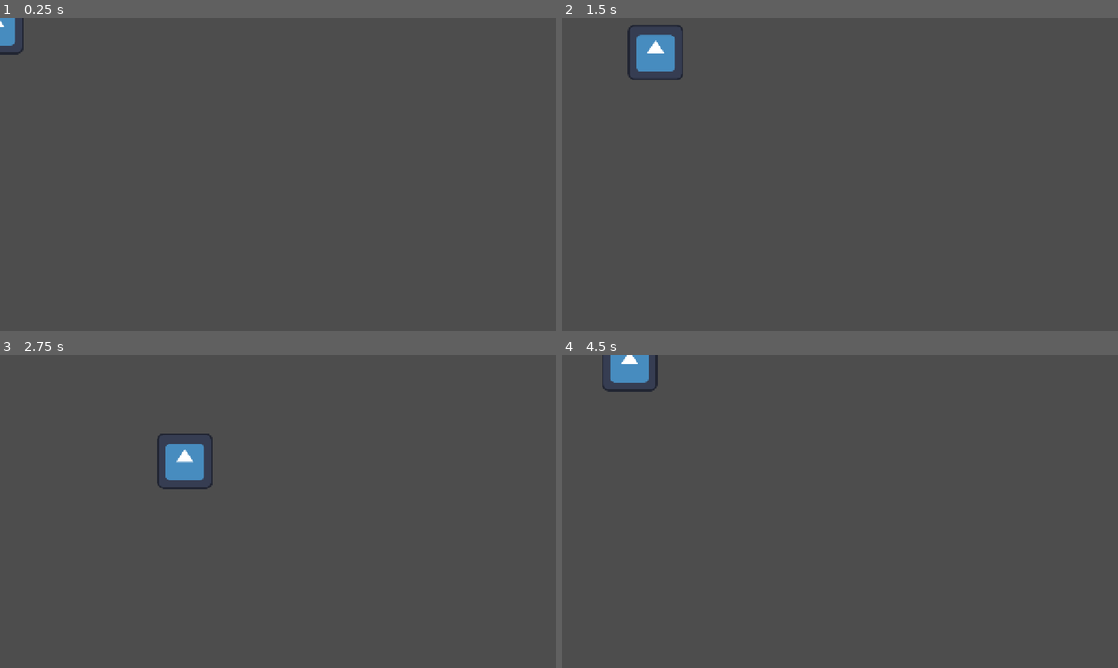
Above: before the commit, frames 1-4 (two rows, left to right).
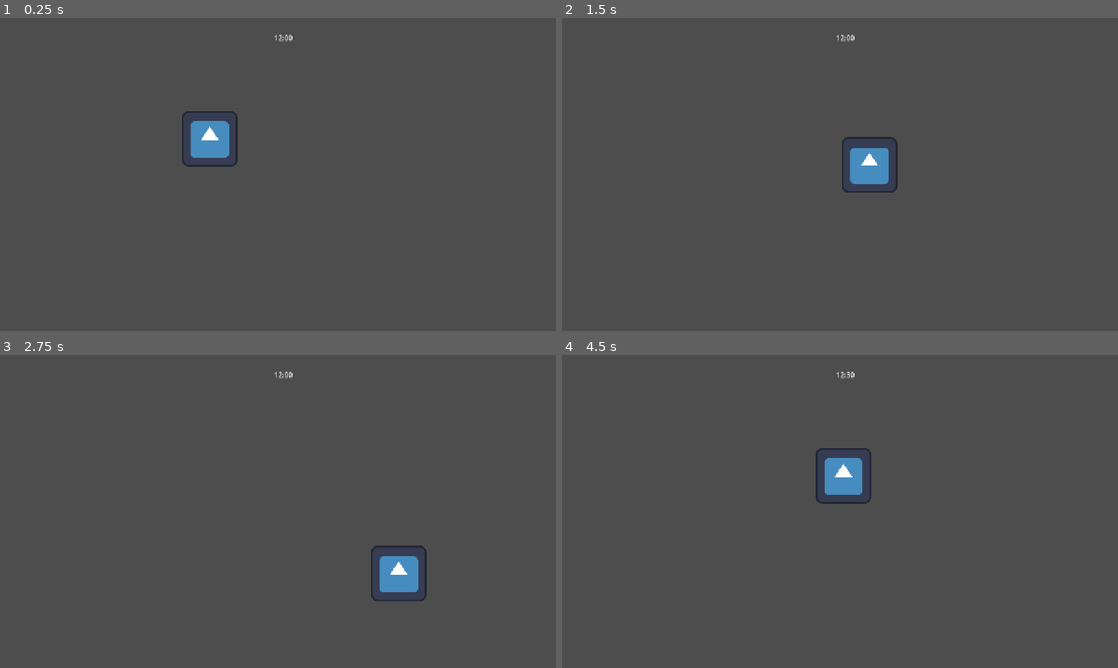
Above: after the commit, the same moments.

Repository: arw3734/2026-October-Game-Jam
Game: Godot game, scene res://store.tscn
Same seed, same stepped clock (60 frames per second), same inputs: the game is played once before the commit and once after it. The engine's default icon, where the game draws it, is replaced by a stand-in: a white triangle on a blue panel in a dark square.
Inputs:
- Up to frame 1 (0.25 s): no input
- Up to frame 2 (1.5 s): tap Enter at 0.5 s; hold Right (move_right) 0.53-1.28 s; hold S (move_down) from 1.28 s (still down)
- Up to frame 3 (2.75 s): release S (move_down) at 2.03 s; hold Right (move_right) from 2.03 s (still down)
- Up to frame 4 (4.5 s): release Right (move_right) at 2.78 s; hold W (move_up) 2.78-3.53 s; hold A (move_left) from 3.53 s (still down)

The runs differ from the first frame. In frame 1, 1.4% of the frame differs, in the area x 0-53%, y 0-48%; in frame 2, 2.1%, in the area x 11-61%, y 2-56%; in frame 3, 2.1%; in frame 4, 1.9%.

Commit message:
created game timer

Diff:
--- a/2026-october-game-jam/player.gd
+++ b/2026-october-game-jam/player.gd
@@ -1,8 +1,6 @@
 extends CharacterBody2D
 
-
 const SPEED = 300.0
-
 
 func _physics_process(delta: float) -> void:
 	var x_direction := Input.get_axis("move_left", "move_right")
--- /dev/null
+++ b/2026-october-game-jam/state.gd
@@ -0,0 +1,29 @@
+extends Node
+
+
+var current_time: String
+var time_ms: int
+var minutes: String
+var hours: int
+
+func _ready() -> void:
+	hours = 0
+	minutes = "00"
+	time_ms = 0
+	current_time = "12:00"
+
+func _on_time_timeout() -> void:
+	time_ms+=1
+
+	if time_ms % 75 > 75/2:
+		minutes = "30"
+	else:
+		minutes = "00"
+
+	if time_ms % 75 == 0:
+		hours += 1
+
+	if time_ms < 75:
+		current_time = "12" + ":" + minutes
+	else:
+		current_time = str(hours) + ":" + minutes
--- /dev/null
+++ b/2026-october-game-jam/state.tscn
@@ -0,0 +1,12 @@
+[gd_scene format=3 uid="uid://davspuhu65btt"]
+
+[ext_resource type="Script" uid="uid://dq4jkls6kjkf4" path="res://state.gd" id="1_1c6mt"]
+
+[node name="State" type="Node" unique_id=940971249]
+script = ExtResource("1_1c6mt")
+
+[node name="Time" type="Timer" parent="." unique_id=1792437018]
+wait_time = 0.1
+autostart = true
+
+[connection signal="timeout" from="Time" to="." method="_on_time_timeout"]
--- /dev/null
+++ b/2026-october-game-jam/store.gd
@@ -0,0 +1,6 @@
+extends Node2D
+@export var time_label:= Label
+@export var state:= Node
+
+func _process(delta: float) -> void:
+	time_label.text = state.current_time
--- a/2026-october-game-jam/store.tscn
+++ b/2026-october-game-jam/store.tscn
@@ -1,8 +1,32 @@
 [gd_scene format=3 uid="uid://cddvi1l3espv"]
 
 [ext_resource type="PackedScene" uid="uid://j48pi1tis2ds" path="res://player.tscn" id="1_c176v"]
+[ext_resource type="Script" uid="uid://bsnkfxu673wiy" path="res://store.gd" id="1_x7ts4"]
+[ext_resource type="PackedScene" uid="uid://davspuhu65btt" path="res://state.tscn" id="3_s3f3m"]
 
-[node name="Store" type="Node2D" unique_id=747581114]
+[node name="Store" type="Node2D" unique_id=747581114 node_paths=PackedStringArray("time_label", "state")]
+script = ExtResource("1_x7ts4")
+time_label = NodePath("UI/Time")
+state = NodePath("State")
 
 [node name="Player" parent="." unique_id=1816450137 instance=ExtResource("1_c176v")]
-position = Vector2(-9.426819, 19.219543)
+position = Vector2(483, 278)
+
+[node name="State" parent="." unique_id=940971249 instance=ExtResource("3_s3f3m")]
+
+[node name="UI" type="Control" parent="." unique_id=226907524]
+layout_mode = 3
+anchors_preset = 0
+offset_right = 40.0
+offset_bottom = 40.0
+
+[node name="Time" type="Label" parent="UI" unique_id=1170156033]
+layout_mode = 1
+anchors_preset = -1
+anchor_right = 3.3760002
+anchor_bottom = 1.0
+offset_left = 631.0
+offset_top = 34.0
+offset_right = 569.95996
+offset_bottom = 17.0
+text = "12:00"
Not shown, added: 2026-october-game-jam/state.gd.uid
Not shown, added: 2026-october-game-jam/store.gd.uid
